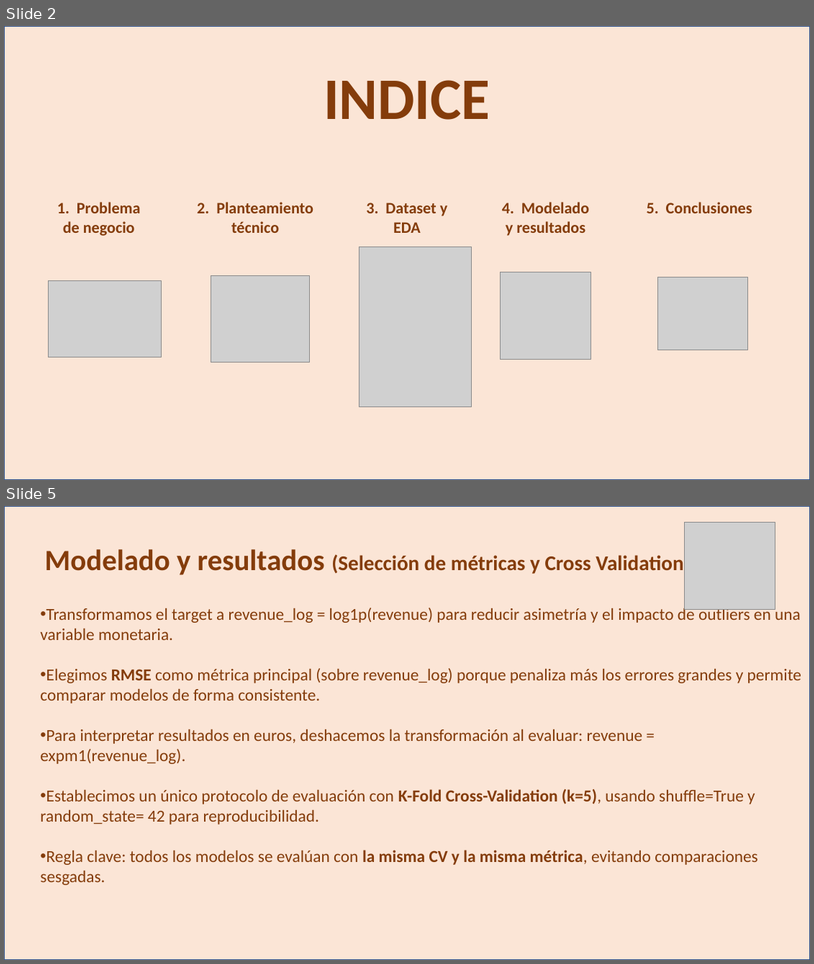
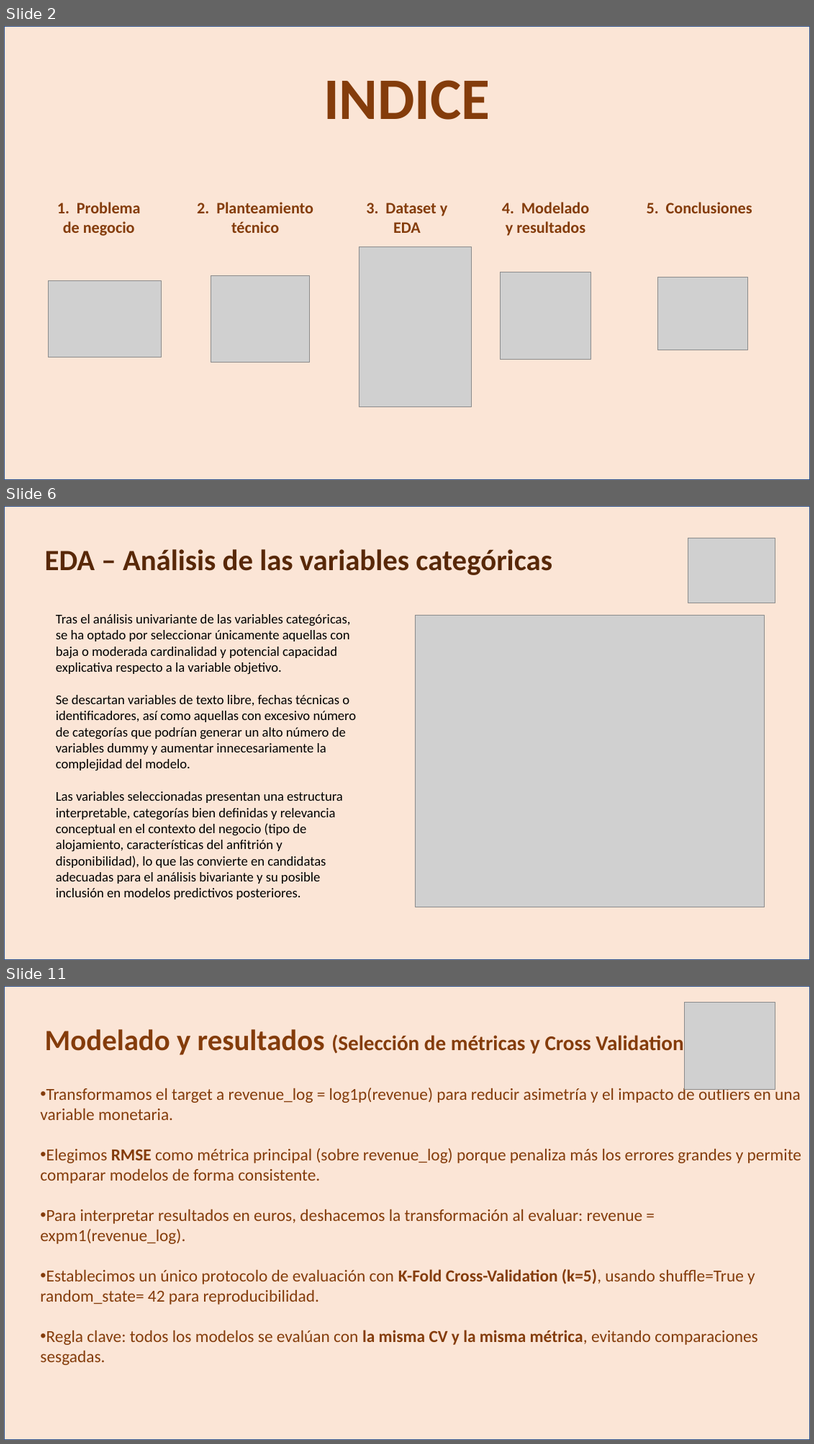
Before and after one commit to HimuraFresh/ML_-Grupo_1-, a slide deck: ML_ppt.pptx. Shown one above the other, each under a label of ours: slides 2 and 5 before the commit, slides 2, 6 and 11 after it; the slides between them are not shown. The pictures are 814x964 and 814x1444 pixels, drawn with LibreOffice and Linux fonts; fonts in the diff are those of the drawing; grey boxes stand for pictures. Boxes give left, top, right and bottom in pixels: in the first picture for what was removed or moved away, otherwise in the second. Text is boxed around its words. In the diff, an @@ line names an element or a change of style, - is before the commit and + after.

```diff
--- a/ML_ppt.pptx
+++ b/ML_ppt.pptx
@@ slide 6 added at bbox=[4, 506, 810, 960], background #FFFFFF @@
@@ rectangle added at bbox=[4, 506, 810, 960], fill #FBE5D6, outline #325490 1 pt @@
@@ picture added at bbox=[689, 538, 776, 602] @@
@@ text added at bbox=[45, 549, 553, 575], 35 pt, text #582808, bold @@
+EDA – Análisis de las variables categóricas
@@ text added at bbox=[56, 614, 357, 899], 16 pt, text #000000 @@
+Tras el análisis univariante de las variables categóricas, se ha optado por seleccionar únicamente aquellas con baja o moderada cardinalidad y potencial capacidad explicativa respecto a la variable objetivo.
+Se descartan variables de texto libre, fechas técnicas o identificadores, así como aquellas con excesivo número de categorías que podrían generar un alto número de variables dummy y aumentar innecesariamente la complejidad del modelo.
+Las variables seleccionadas presentan una estructura interpretable, categorías bien definidas y relevancia conceptual en el contexto del negocio (tipo de alojamiento, características del anfitrión y disponibilidad), lo que las convierte en candidatas adecuadas para el análisis bivariante y su posible inclusión en modelos predictivos posteriores.
@@ picture added at bbox=[415, 615, 765, 906] @@
@@ what was slide 5 is now slide 11 @@
```
Also in this commit, not shown: 2 slides changed, 5 other slides added.
